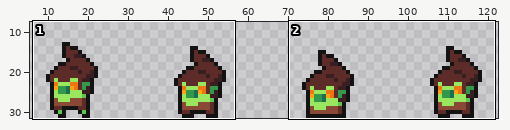
Two versions of one sprite sheet, img/characters/enemies/goblin_mage.png. The picture above shows the old version from afar; the outline marks the close-up.
Close-up. Before the edit:
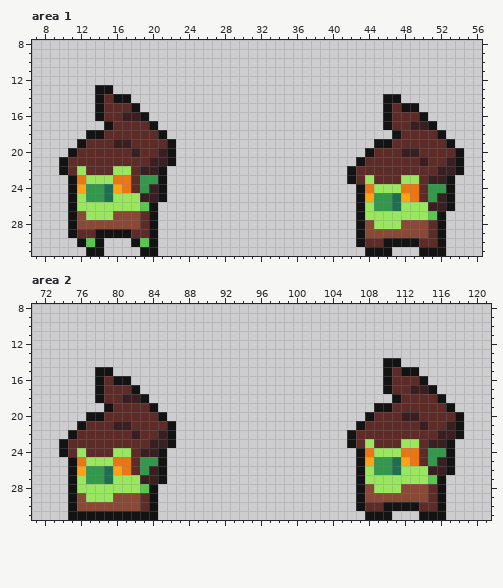
The file is 512x128 pixels, drawn in blocks of 4x4; one block is one cell here. Shown: area 1: x 7..56, y 8..31; area 2: x 71..121, y 8..31. The wide view leaves out empty margins.
After:
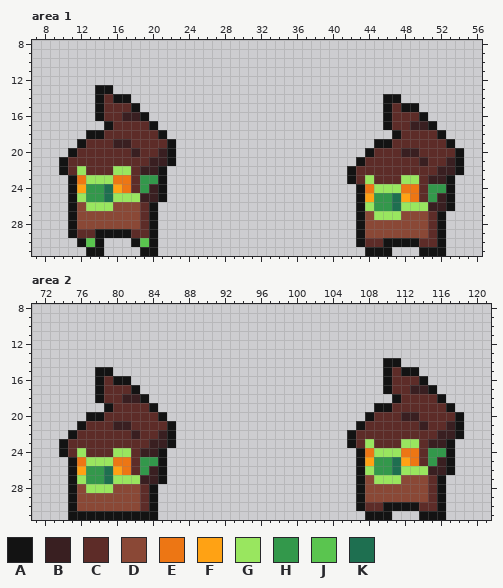
Palette (. is transparent): A #131313  B #391f21  C #5d2c28  D #8a4836  E #ed7614  F #ffa214  G #99e65f  H #33984b  J #5ac54f  K #1e6f50
The edit:
Area 1:
y 26: x 12 G -> D; x 16..19 GGGJ -> DDDC
y 27: x 13..15 GGG -> DDD; x 44 G -> D; x 48..51 GGGJ -> DDDC
y 28: x 45..47 GGG -> DDD
Area 2:
y 27: x 108 G -> D; x 112..115 GGGJ -> DDDC
y 28: x 76 G -> D; x 80..83 GGGJ -> DDDC; x 109..111 GGG -> DDD
y 29: x 77..79 GGG -> DDD
Pixel boxes of the changes (left, top, right, bottom) in both close-ups:
changed: (77, 202, 149, 220)
changed: (365, 211, 437, 229)
changed: (365, 475, 437, 493)
changed: (77, 484, 149, 502)
